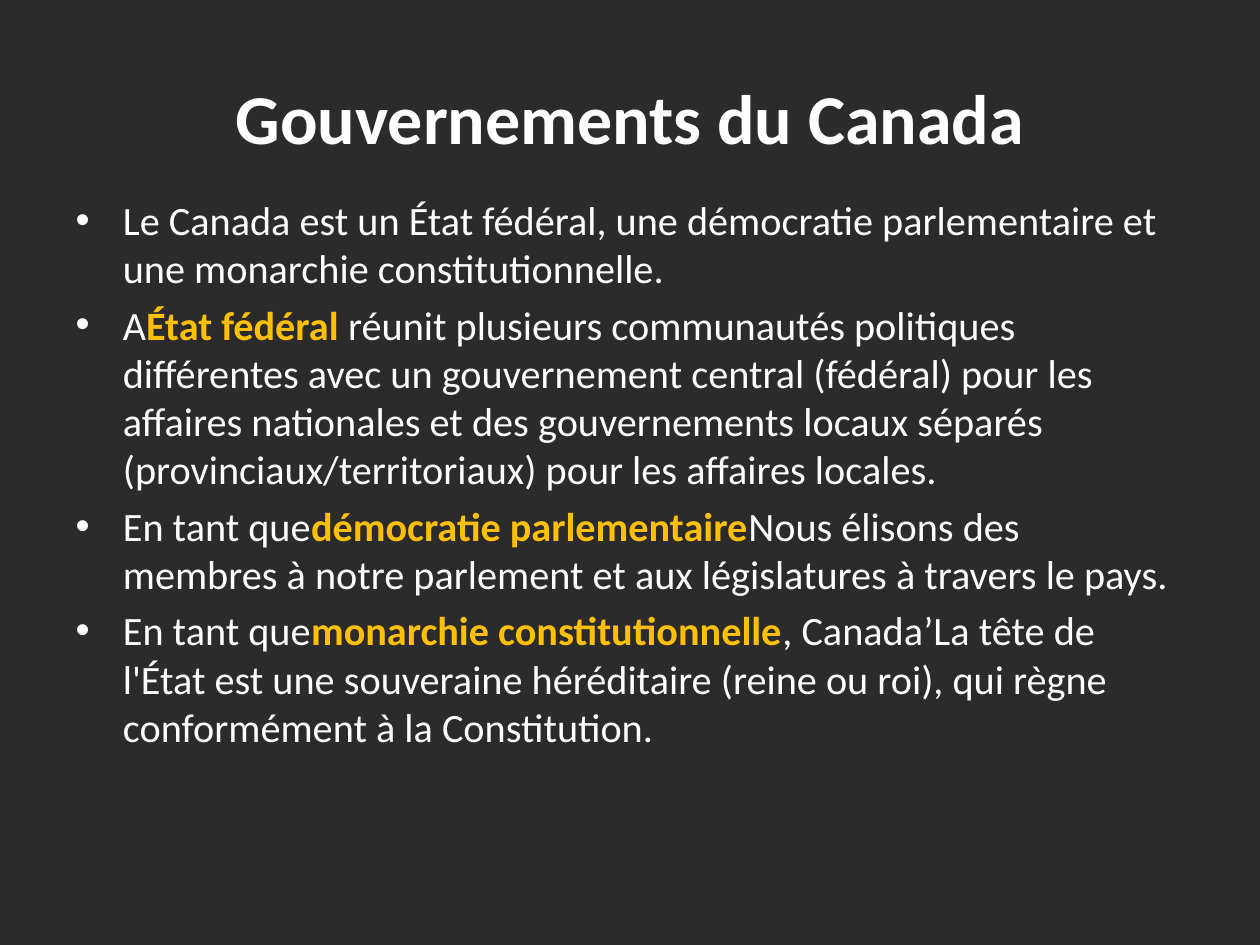
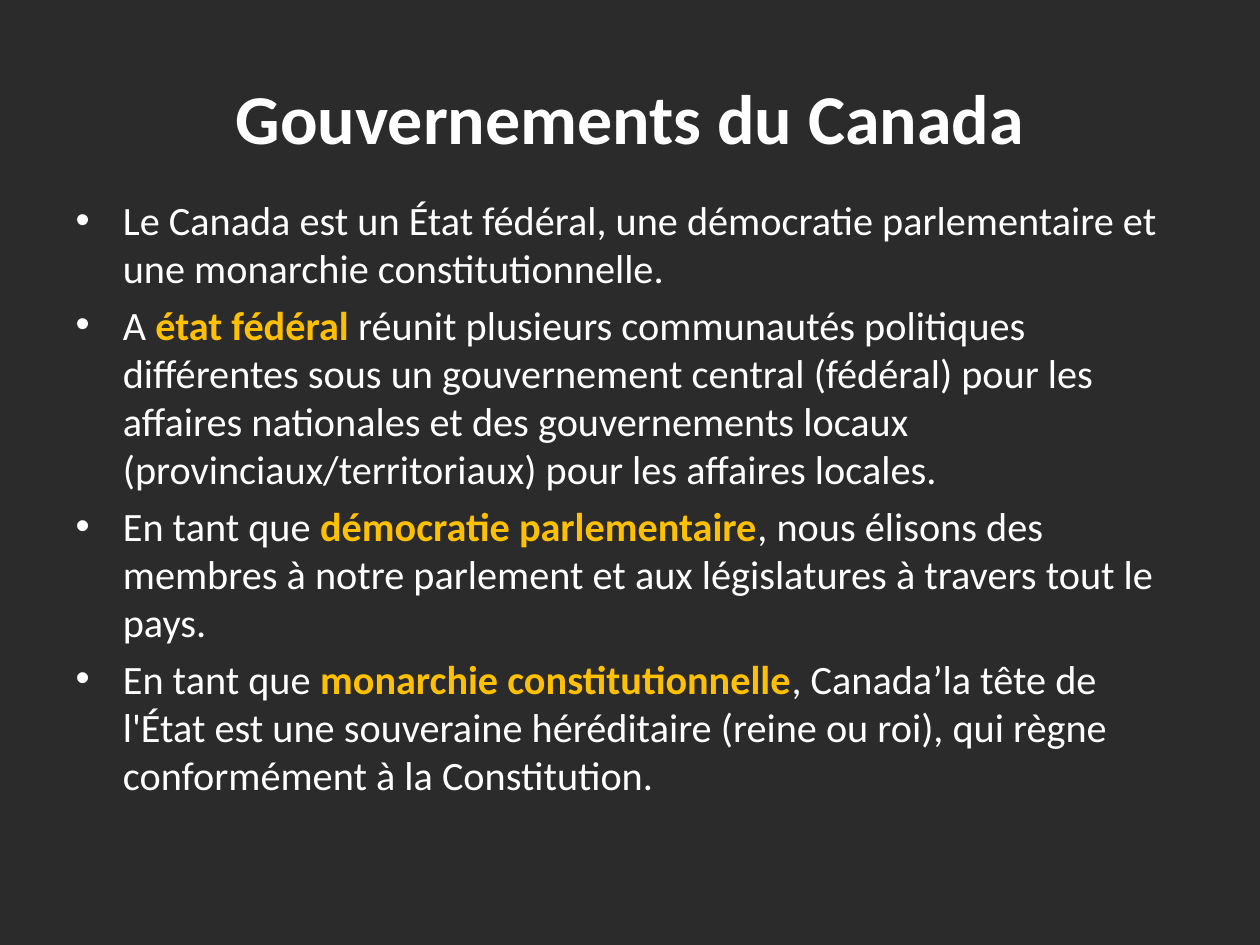
Before and after one commit to haomengqi00709/TranslationAPP, a slide deck: slide 2 of Output_ppt/PPT-3-Government-in-Canada1 (1)_fr_new_layout.pptx. Drawn at 1260x945 pixels with LibreOffice and Linux fonts; fonts in the diff are those of the drawing; background and template pictures are left out; a plain dark background stands for a picture behind light text. Boxes give left, top, right and bottom in pixels: in the first picture for what was removed or moved away, otherwise in the second. Text is boxed around its words. In the diff, an @@ line names an element or a change of style, - is before the commit and + after.

```diff
--- a/Output_ppt/PPT-3-Government-in-Canada1 (1)_fr_new_layout.pptx
+++ b/Output_ppt/PPT-3-Government-in-Canada1 (1)_fr_new_layout.pptx
@@ text at [123,311,1153,791]: text changed @@
-• AÉtat fédéral réunit plusieurs communautés politiques différentes avec un gouvernement central (fédéral) pour les affaires nationales et des gouvernements locaux séparés (provinciaux/territoriaux) pour les affaires locales.
-• En tant quedémocratie parlementaireNous élisons des membres à notre parlement et aux législatures à travers le pays.
-• En tant quemonarchie constitutionnelle, Canada’La tête de l'État est une souveraine héréditaire (reine ou roi), qui règne conformément à la Constitution.
+• A état fédéral réunit plusieurs communautés politiques différentes sous un gouvernement central (fédéral) pour les affaires nationales et des gouvernements locaux (provinciaux/territoriaux) pour les affaires locales.
+• En tant que démocratie parlementaire, nous élisons des membres à notre parlement et aux législatures à travers tout le pays.
+• En tant que monarchie constitutionnelle, Canada’la tête de l'État est une souveraine héréditaire (reine ou roi), qui règne conformément à la Constitution.
```
Also in this commit, not shown: 2 other slides changed, 7 slides added, 21 other files.
